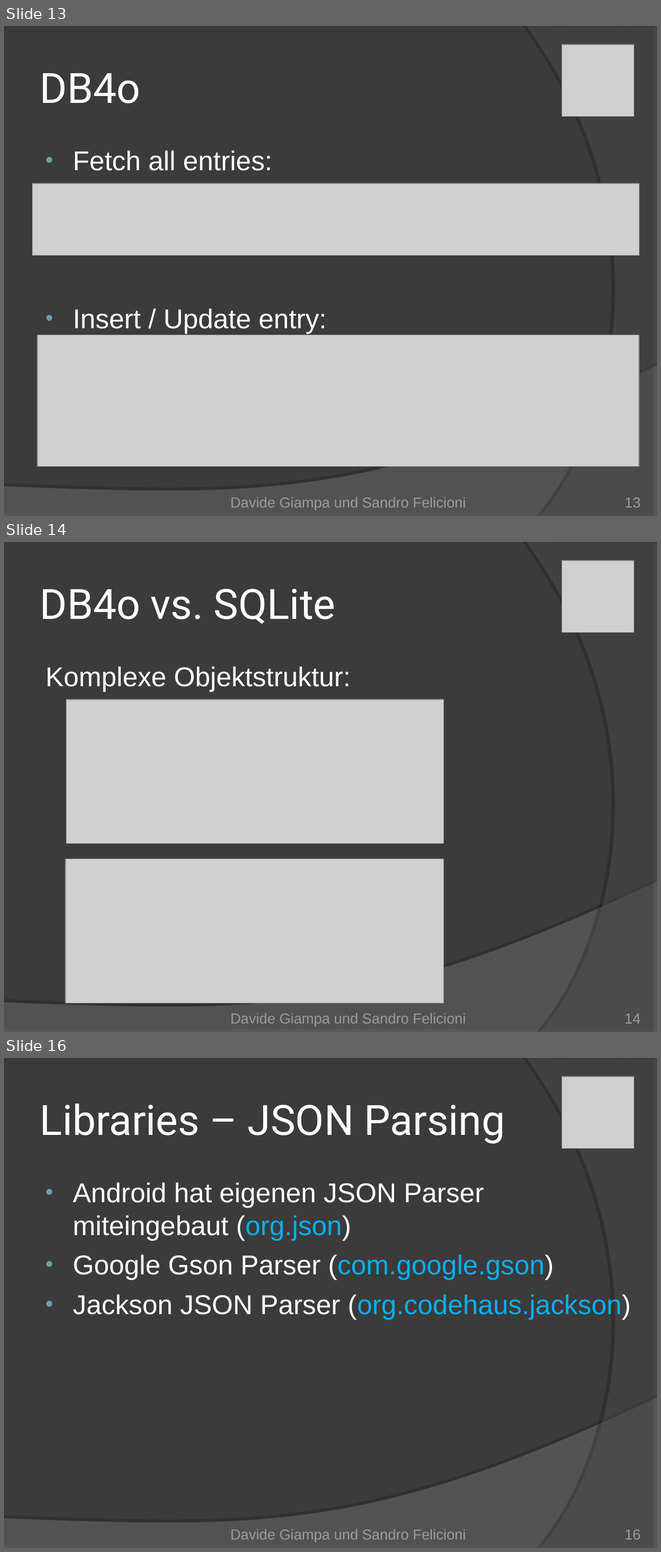
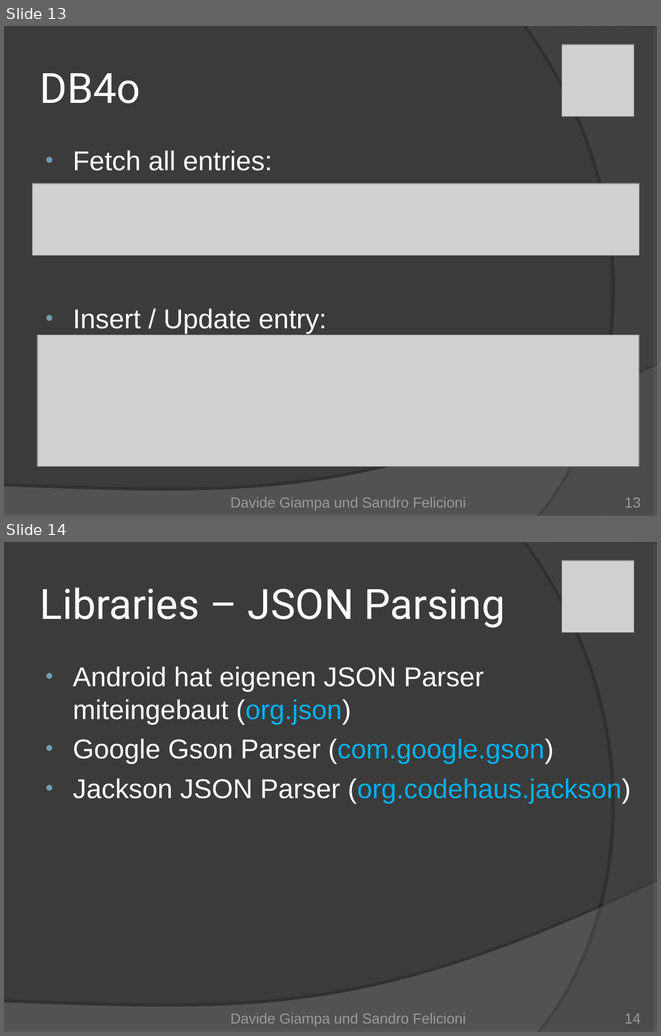
Before and after one commit to Mr-Slash/TrailDevils, a slide deck: doc/01_Project Management/TrailDevils-final.ppt. Shown one above the other, each under a label of ours: slides 13, 14 and 16 before the commit, slides 13 and 14 after it; the slides between them are not shown. The pictures are 661x1552 and 661x1036 pixels, drawn with LibreOffice and Linux fonts; fonts in the diff are those of the drawing; grey boxes stand for pictures. Boxes give left, top, right and bottom in pixels: in the first picture for what was removed or moved away, otherwise in the second. Text is boxed around its words. In the diff, an @@ line names an element or a change of style, - is before the commit and + after.

```diff
--- a/doc/01_Project Management/TrailDevils-final.ppt
+++ b/doc/01_Project Management/TrailDevils-final.ppt
@@ slide 14 removed at (4, 542, 657, 1032), background #3B3B3B; not listed: 2 template elements that a slide beside it also shows @@
@@ picture removed at (562, 560, 634, 632) @@
@@ title removed at (40, 589, 336, 624) @@
-DB4o vs. SQLite
@@ text removed at (45, 667, 351, 691) @@
-Komplexe Objektstruktur:
@@ picture removed at (66, 699, 443, 843) @@
@@ picture removed at (65, 859, 443, 1003) @@
@@ text removed at (230, 1013, 466, 1026) @@
-Davide Giampa und Sandro Felicioni
@@ page number removed at (625, 1013, 641, 1023) @@
-14
@@ what was slide 16 is now slide 14 @@
@@ page number at (625, 1013, 641, 1023): text changed @@
-16
+14
```
Also in this commit, not shown: 1 slide changed, 1 other slide removed.
